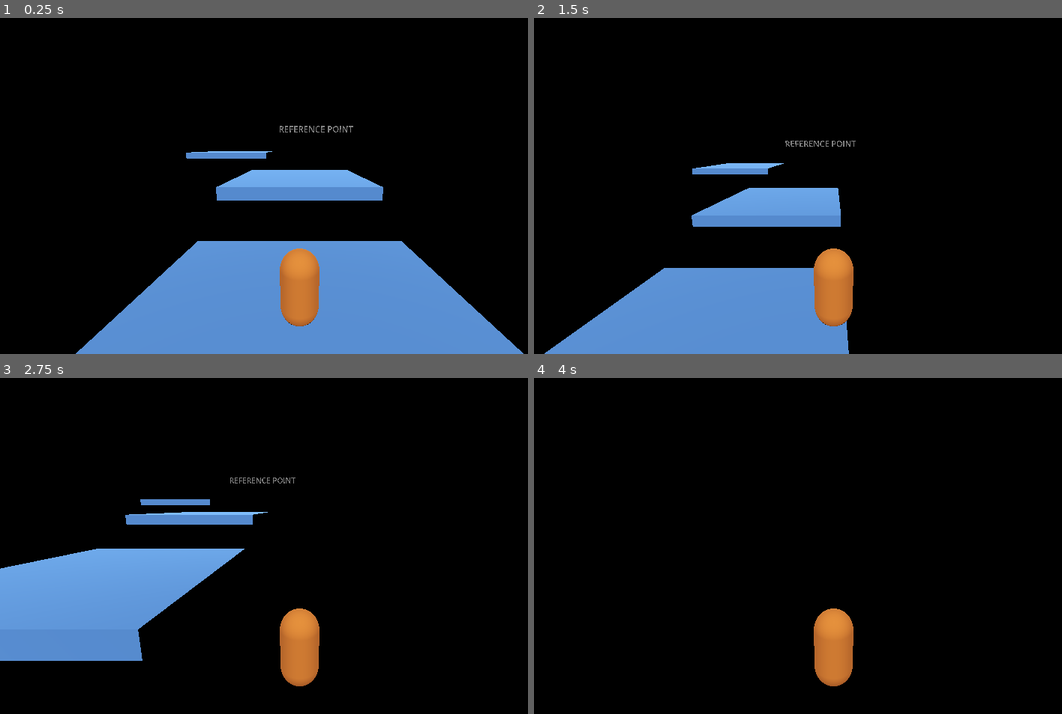
Above: before the commit, frames 1-4 (two rows, left to right).
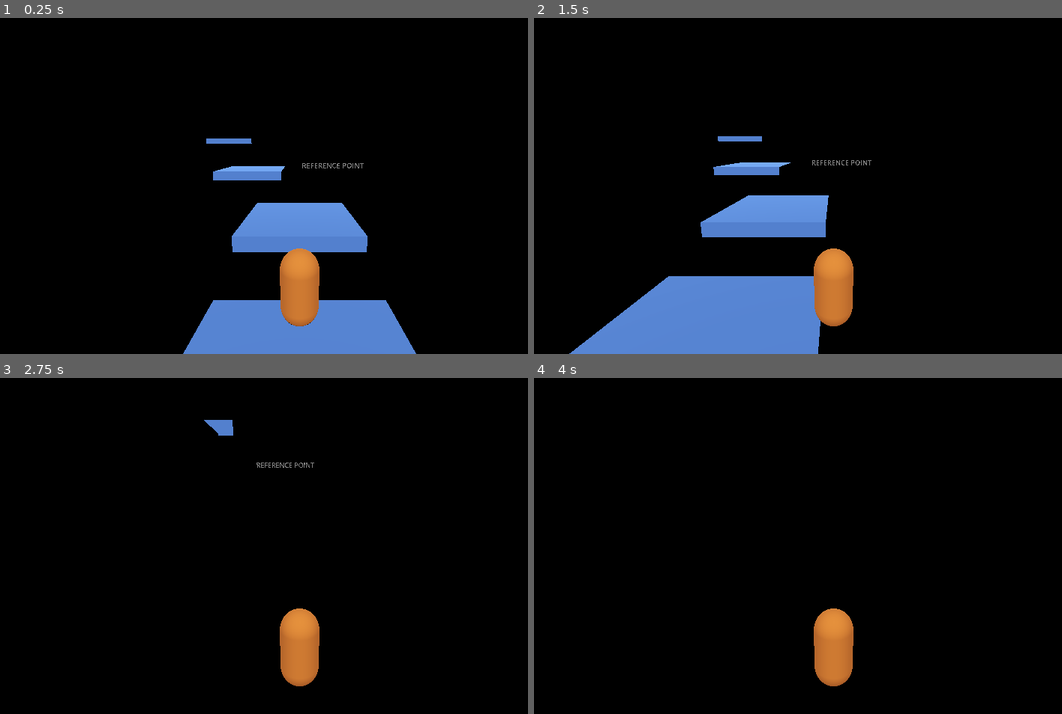
Above: after the commit, the same moments.

Repository: tobiasjdcolvin/Void-Sprinter
Game: Godot game, scene res://levels/level_one.tscn
Same seed, same stepped clock (60 frames per second), same inputs: the game is played once before the commit and once after it. Before the commit the project starts from res://levels/level_1.tscn.
Inputs:
- Up to frame 1 (0.25 s): no input
- Up to frame 2 (1.5 s): hold D (right) 0.53-1.28 s; tap Space (jump) at 0.77 s; hold S (backward) from 1.28 s (still down)
- Up to frame 3 (2.75 s): tap Space (jump) at 1.52 s; release S (backward) at 2.03 s; hold D (right) from 2.03 s (still down)
- Up to frame 4 (4 s): release D (right) at 2.78 s; hold W (forward) 2.78-3.53 s; tap Space (jump) at 3.02, 3.77 s; hold A (left) from 3.53 s (still down)

The runs differ from the first frame. In frame 1, 19% of the frame differs, in the area x 14-100%, y 32-100%; in frame 2, 4.3%; in frame 3, 12%; in frame 4, less than 0.1%.

Commit message:
Created a parent level and made level one an instance of it

Diff:
--- /dev/null
+++ b/levels/level.gd
@@ -0,0 +1,21 @@
+extends Node3D
+
+var player_scene = preload("res://player/player.tscn")
+var grav_increaser = 1.5
+var grav_threshold = 25
+
+
+func _ready():
+	var player = player_scene.instantiate()
+	player.transform.origin = $PlayerContainer/PlayerSpawnPoint.transform.origin
+	$PlayerContainer.add_child(player)
+
+func _on_gravity_timer_timeout():
+	# continuously add "grav_increaser" to the project's gravity
+	PhysicsServer3D.area_set_param(get_viewport().find_world_3d().space, PhysicsServer3D.AREA_PARAM_GRAVITY, PhysicsServer3D.area_get_param(get_viewport().find_world_3d().space, PhysicsServer3D.AREA_PARAM_GRAVITY) + grav_increaser)
+
+	# suck everything into the void once gravity reaches "grav_threshold"
+	if PhysicsServer3D.area_get_param(get_viewport().find_world_3d().space, PhysicsServer3D.AREA_PARAM_GRAVITY) >= grav_threshold:
+		for platform in $Platforms.get_children():
+			platform.axis_lock_linear_y = false
+		$PlayerContainer/Player.level_falling = true
--- /dev/null
+++ b/levels/level.tscn
@@ -0,0 +1,40 @@
+[gd_scene load_steps=5 format=3 uid="uid://blbyky0qw54e0"]
+
+[ext_resource type="Script" path="res://levels/level.gd" id="1_kxf4g"]
+
+[sub_resource type="ProceduralSkyMaterial" id="ProceduralSkyMaterial_x742i"]
+sky_horizon_color = Color(0.64625, 0.65575, 0.67075, 1)
+ground_horizon_color = Color(0.64625, 0.65575, 0.67075, 1)
+
+[sub_resource type="Sky" id="Sky_3rs0p"]
+sky_material = SubResource("ProceduralSkyMaterial_x742i")
+
+[sub_resource type="Environment" id="Environment_ok5sf"]
+background_mode = 1
+sky = SubResource("Sky_3rs0p")
+tonemap_mode = 2
+
+[node name="Level" type="Node3D"]
+script = ExtResource("1_kxf4g")
+
+[node name="WorldEnvironment" type="WorldEnvironment" parent="."]
+environment = SubResource("Environment_ok5sf")
+
+[node name="DirectionalLight3D" type="DirectionalLight3D" parent="."]
+transform = Transform3D(1, -6.02207e-16, 2.39647e-16, 2.39647e-16, 0.687087, 0.726575, -6.02207e-16, -0.726575, 0.687087, 0.0110445, 12.6982, 0.0105581)
+light_energy = 0.6
+directional_shadow_mode = 0
+
+[node name="Platforms" type="Node3D" parent="."]
+
+[node name="Pickups" type="Node3D" parent="."]
+
+[node name="GravityTimer" type="Timer" parent="."]
+autostart = true
+
+[node name="PlayerContainer" type="Node3D" parent="."]
+
+[node name="PlayerSpawnPoint" type="Marker3D" parent="PlayerContainer"]
+transform = Transform3D(1, 0, 0, 0, 1, 0, 0, 0, 1, 2.08165e-12, 3.77226, 2.08165e-12)
+
+[connection signal="timeout" from="GravityTimer" to="." method="_on_gravity_timer_timeout"]
--- a/levels/level_1.gd
+++ /dev/null
@@ -1,9 +0,0 @@
-extends Node3D
-
-
-
-func _on_gravity_timer_timeout():
-	PhysicsServer3D.area_set_param(get_viewport().find_world_3d().space, PhysicsServer3D.AREA_PARAM_GRAVITY, PhysicsServer3D.area_get_param(get_viewport().find_world_3d().space, PhysicsServer3D.AREA_PARAM_GRAVITY) + 0.5)
-	if PhysicsServer3D.area_get_param(get_viewport().find_world_3d().space, PhysicsServer3D.AREA_PARAM_GRAVITY) >= 25:
-		for platform in $Platforms.get_children():
-			platform.axis_lock_linear_y = false
--- a/levels/level_1.tscn
+++ /dev/null
@@ -1,93 +0,0 @@
-[gd_scene load_steps=10 format=3 uid="uid://blbyky0qw54e0"]
-
-[ext_resource type="Script" path="res://levels/level_1.gd" id="1_71tng"]
-[ext_resource type="PackedScene" uid="uid://canps3ve1sgjj" path="res://player/player.tscn" id="1_ppepk"]
-
-[sub_resource type="ProceduralSkyMaterial" id="ProceduralSkyMaterial_x742i"]
-sky_horizon_color = Color(0.64625, 0.65575, 0.67075, 1)
-ground_horizon_color = Color(0.64625, 0.65575, 0.67075, 1)
-
-[sub_resource type="Sky" id="Sky_3rs0p"]
-sky_material = SubResource("ProceduralSkyMaterial_x742i")
-
-[sub_resource type="Environment" id="Environment_ok5sf"]
-background_mode = 1
-sky = SubResource("Sky_3rs0p")
-tonemap_mode = 2
-
-[sub_resource type="StandardMaterial3D" id="StandardMaterial3D_tclu5"]
-albedo_color = Color(0.39, 0.623833, 1, 1)
-
-[sub_resource type="BoxMesh" id="BoxMesh_f5b12"]
-material = SubResource("StandardMaterial3D_tclu5")
-size = Vector3(10, 0.8, 10)
-
-[sub_resource type="BoxShape3D" id="BoxShape3D_y3ohw"]
-size = Vector3(10, 0.8, 10)
-
-[sub_resource type="TextMesh" id="TextMesh_4gcxs"]
-text = "Reference Point"
-font_size = 127
-uppercase = true
-
-[node name="Level1" type="Node3D"]
-script = ExtResource("1_71tng")
-
-[node name="WorldEnvironment" type="WorldEnvironment" parent="."]
-environment = SubResource("Environment_ok5sf")
-
-[node name="DirectionalLight3D" type="DirectionalLight3D" parent="."]
-transform = Transform3D(1, -6.02207e-16, 2.39647e-16, 2.39647e-16, 0.687087, 0.726575, -6.02207e-16, -0.726575, 0.687087, 0.0110445, 12.6982, 0.0105581)
-light_energy = 0.6
-directional_shadow_mode = 0
-
-[node name="Platforms" type="Node3D" parent="."]
-
-[node name="Platform1" type="RigidBody3D" parent="Platforms"]
-axis_lock_linear_y = true
-
-[node name="MeshInstance3D" type="MeshInstance3D" parent="Platforms/Platform1"]
-transform = Transform3D(1, 0, 0, 0, 1, 0, 0, 0, 1, 2.08165e-12, -0.4, 2.08165e-12)
-mesh = SubResource("BoxMesh_f5b12")
-
-[node name="CollisionShape3D" type="CollisionShape3D" parent="Platforms/Platform1"]
-transform = Transform3D(1, 0, 0, 0, 1, 0, 0, 0, 1, 2.08165e-12, -0.4, 2.08165e-12)
-shape = SubResource("BoxShape3D_y3ohw")
-
-[node name="Platform2" type="RigidBody3D" parent="Platforms"]
-transform = Transform3D(1, 0, 0, 0, 1, 0, 0, 0, 1, 2.08165e-12, 2.19, -12.78)
-axis_lock_linear_y = true
-
-[node name="MeshInstance3D" type="MeshInstance3D" parent="Platforms/Platform2"]
-transform = Transform3D(1, 0, 0, 0, 1, 0, 0, 0, 1, 2.08165e-12, -0.4, 2.08165e-12)
-mesh = SubResource("BoxMesh_f5b12")
-
-[node name="CollisionShape3D" type="CollisionShape3D" parent="Platforms/Platform2"]
-transform = Transform3D(1, 0, 0, 0, 1, 0, 0, 0, 1, 2.08165e-12, -0.4, 2.08165e-12)
-shape = SubResource("BoxShape3D_y3ohw")
-
-[node name="Platform3" type="RigidBody3D" parent="Platforms"]
-transform = Transform3D(1, 0, 0, 0, 1, 0, 0, 0, 1, -9.21, 3.9, -27.61)
-axis_lock_linear_y = true
-
-[node name="MeshInstance3D" type="MeshInstance3D" parent="Platforms/Platform3"]
-transform = Transform3D(1, 0, 0, 0, 1, 0, 0, 0, 1, 2.08165e-12, -0.4, 2.08165e-12)
-mesh = SubResource("BoxMesh_f5b12")
-
-[node name="CollisionShape3D" type="CollisionShape3D" parent="Platforms/Platform3"]
-transform = Transform3D(1, 0, 0, 0, 1, 0, 0, 0, 1, 2.08165e-12, -0.4, 2.08165e-12)
-shape = SubResource("BoxShape3D_y3ohw")
-
-[node name="Pickups" type="Node3D" parent="."]
-
-[node name="Player" parent="." instance=ExtResource("1_ppepk")]
-transform = Transform3D(1, 0, 0, 0, 1, 0, 0, 0, 1, 0, 1, 0)
-
-[node name="GravityTimer" type="Timer" parent="."]
-autostart = true
-
-[node name="ReferenceText" type="MeshInstance3D" parent="."]
-transform = Transform3D(1, 0, 0, 0, 1, 0, 0, 0, 1, 2.44, 7.26, -28.72)
-mesh = SubResource("TextMesh_4gcxs")
-
-[connection signal="timeout" from="GravityTimer" to="." method="_on_gravity_timer_timeout"]
--- /dev/null
+++ b/levels/level_one.tscn
@@ -0,0 +1,27 @@
+[gd_scene load_steps=4 format=3 uid="uid://bkfxtiavayq4k"]
+
+[ext_resource type="PackedScene" uid="uid://blbyky0qw54e0" path="res://levels/level.tscn" id="1_yigoe"]
+[ext_resource type="PackedScene" uid="uid://lkdfpjqlndm0" path="res://platforms/platform_reg.tscn" id="2_instf"]
+
+[sub_resource type="TextMesh" id="TextMesh_4gcxs"]
+text = "Reference Point"
+font_size = 127
+uppercase = true
+
+[node name="LevelOne" instance=ExtResource("1_yigoe")]
+
+[node name="PlatformReg1" parent="Platforms" index="0" instance=ExtResource("2_instf")]
+transform = Transform3D(1, 0, 0, 0, 1, 0, 0, 0, 1, 2.08165e-12, -0.5, 2.08165e-12)
+
+[node name="PlatformReg2" parent="Platforms" index="1" instance=ExtResource("2_instf")]
+transform = Transform3D(1, 0, 0, 0, 1, 0, 0, 0, 1, 2.08165e-12, 1.31792, -11.0614)
+
+[node name="PlatformReg3" parent="Platforms" index="2" instance=ExtResource("2_instf")]
+transform = Transform3D(1, 0, 0, 0, 1, 0, 0, 0, 1, -6.14884, 3.68627, -24.4229)
+
+[node name="PlatformReg4" parent="Platforms" index="3" instance=ExtResource("2_instf")]
+transform = Transform3D(1, 0, 0, 0, 1, 0, 0, 0, 1, -12.4771, 8.076, -38.372)
+
+[node name="ReferenceText" type="MeshInstance3D" parent="." index="5"]
+transform = Transform3D(1, 0, 0, 0, 1, 0, 0, 0, 1, 5.97234, 3.78151, -34.4833)
+mesh = SubResource("TextMesh_4gcxs")
--- /dev/null
+++ b/platforms/platform_reg.tscn
@@ -0,0 +1,20 @@
+[gd_scene load_steps=4 format=3 uid="uid://lkdfpjqlndm0"]
+
+[sub_resource type="StandardMaterial3D" id="StandardMaterial3D_e42wq"]
+albedo_color = Color(0.38, 0.576333, 1, 1)
+
+[sub_resource type="BoxMesh" id="BoxMesh_1hcvi"]
+material = SubResource("StandardMaterial3D_e42wq")
+size = Vector3(8, 1, 8)
+
+[sub_resource type="BoxShape3D" id="BoxShape3D_w8xh6"]
+size = Vector3(8, 1, 8)
+
+[node name="PlatformReg" type="RigidBody3D"]
+axis_lock_linear_y = true
+
+[node name="MeshInstance3D" type="MeshInstance3D" parent="."]
+mesh = SubResource("BoxMesh_1hcvi")
+
+[node name="CollisionShape3D" type="CollisionShape3D" parent="."]
+shape = SubResource("BoxShape3D_w8xh6")
--- a/player/player.gd
+++ b/player/player.gd
@@ -3,11 +3,12 @@
 
 const SPEED = 6.0
 const JUMP_VELOCITY = 6.5
+var level_falling = false
 
 
 func _physics_process(delta):
 	# Add the gravity.
-	if not is_on_floor():
+	if not is_on_floor() or level_falling:
 		velocity.y -= PhysicsServer3D.area_get_param(get_viewport().find_world_3d().space, PhysicsServer3D.AREA_PARAM_GRAVITY) * delta
 
 	# Handle jump.
--- a/project.godot
+++ b/project.godot
@@ -11,7 +11,7 @@
 [application]
 
 config/name="VoidSprinter"
-run/main_scene="res://levels/level_1.tscn"
+run/main_scene="res://levels/level_one.tscn"
 config/features=PackedStringArray("4.2", "GL Compatibility")
 config/icon="res://art/icon.svg"
 
